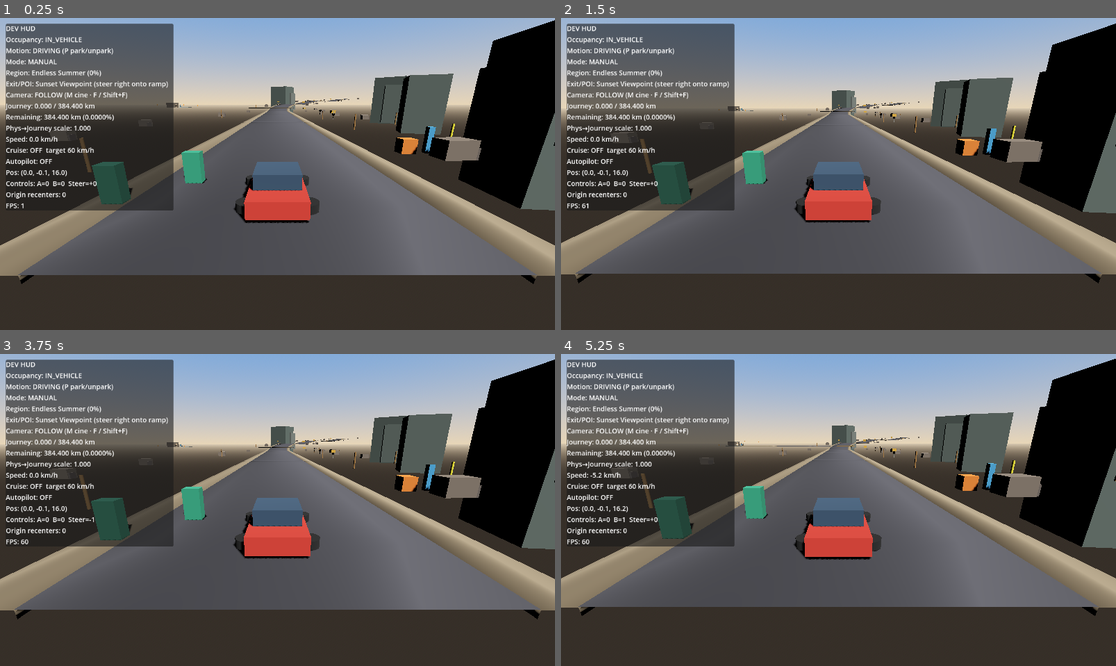
Above: before the commit, frames 1-4 (two rows, left to right).
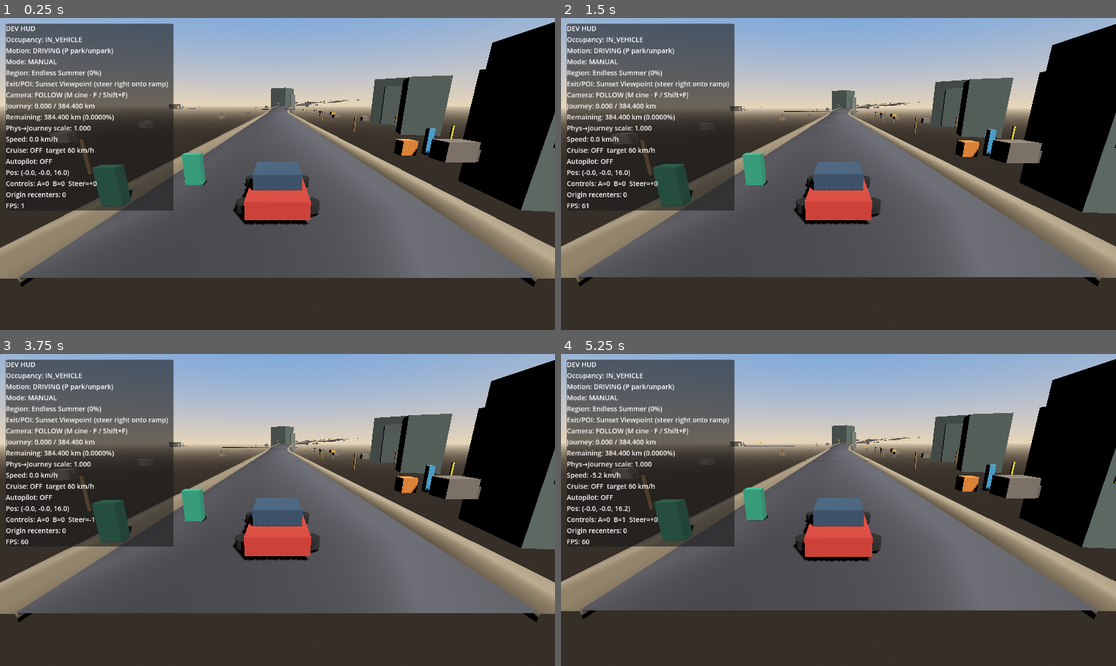
Above: after the commit, the same moments.

Repository: jacquesmoraes/moon-road
Game: Godot game, scene res://scenes/test/DrivingSandbox.tscn
The game is run twice, just before and just after one commit, with the same random seed, the same clock (stepped at 60 frames per second) and the same inputs.
Inputs (mouse positions are in pixels of both pictures, inside the frame that each line leads up to):
- Up to frame 1 (0.25 s): no input
- Up to frame 2 (1.5 s): tap Enter (ui_accept) at 0.5, 0.77 s; move the mouse to (960, 158) at 0.52 s; hold D (player_move_right) 0.53-1.25 s; hold Space (dialogue_continue) 0.53-1.25 s; click (960, 158) at 0.67 s; drag from (727, 189) to (810, 236) at 1.27 s
- Up to frame 3 (3.75 s): tap Enter (ui_accept) at 2, 3.5 s; move the mouse to (333, 441) at 2.02 s; hold D (player_move_right) 2.03-2.75 s; hold Shift (player_run) 2.03-2.75 s; tap Space (dialogue_continue) at 2.75 s; drag from (249, 572) to (111, 463) at 2.77 s; move the mouse to (444, 556) at 3.52 s; hold A (player_move_left) from 3.53 s (still down); hold M (vehicle_camera_cinematic_toggle) from 3.53 s (still down)
- Up to frame 4 (5.25 s): tap Enter (ui_accept) at 3.77, 5 s; release A (player_move_left) at 4.25 s; release M (vehicle_camera_cinematic_toggle) at 4.25 s; tap Space (dialogue_continue) at 4.25 s; drag from (672, 463) to (755, 432) at 4.27 s; move the mouse to (866, 510) at 5.02 s; hold S (player_move_backward) from 5.03 s (still down); tap C (vehicle_cruise_toggle) at 5.1 s; click (866, 510) at 5.17 s

The runs differ from the first frame. In frame 1, 3.4% of the frame differs, in the area x 0-100%, y 0-87%; in frame 2, 2.9%; in frame 3, 2.9%; in frame 4, 2.9%.

Commit message:
fix: stop unintended vehicle halt while accelerating
Co-authored-by: jacquesbarrosmoraes <jacquesbarrosmoraes@gmail.com>

Diff:
--- a/scripts/road/road_segment.gd
+++ b/scripts/road/road_segment.gd
@@ -474,7 +474,9 @@
 	# Prefer road over shoulders if any edge still shares a plane.
 	_road_mesh.sorting_offset = 0.0
 
-	_rebuild_box_colliders(_roadway_body, _road_collision, width, 0.0)
+	# Collision uses top+bottom only — vertical side faces were stopping the car.
+	var collision_mesh := _make_strip_mesh(-half, half, false)
+	_rebuild_strip_collision(_roadway_body, _road_collision, collision_mesh)
 
 
 func _build_shoulder_meshes() -> void:
@@ -483,8 +485,9 @@
 	_shoulder_right.visible = has_shoulders
 	_shoulder_left_body.visible = has_shoulders
 	_shoulder_right_body.visible = has_shoulders
-	_shoulder_left_body.collision_layer = 1 if has_shoulders else 0
-	_shoulder_right_body.collision_layer = 1 if has_shoulders else 0
+	# Visual only — shoulder side/end faces previously wedged the vehicle mid-accel.
+	_shoulder_left_body.collision_layer = 0
+	_shoulder_right_body.collision_layer = 0
 
 	_shoulder_left.position = Vector3.ZERO
 	_shoulder_right.position = Vector3.ZERO
@@ -522,9 +525,10 @@
 	_shoulder_left.sorting_offset = -1.0
 	_shoulder_right.sorting_offset = -1.0
 
-	var shoulder_center := half_road + shoulder_width * 0.5
-	_rebuild_box_colliders(_shoulder_left_body, _shoulder_left_collision, shoulder_width, -shoulder_center)
-	_rebuild_box_colliders(_shoulder_right_body, _shoulder_right_collision, shoulder_width, shoulder_center)
+	_clear_extra_collision(_shoulder_left_body, _shoulder_left_collision)
+	_clear_extra_collision(_shoulder_right_body, _shoulder_right_collision)
+	_shoulder_left_collision.shape = null
+	_shoulder_right_collision.shape = null
 	_shoulder_left_body.position = Vector3(0.0, -SHOULDER_SINK, 0.0)
 	_shoulder_right_body.position = Vector3(0.0, -SHOULDER_SINK, 0.0)
 
@@ -541,53 +545,28 @@
 		child.free()
 
 
-## Convex box chain along the centerline — reliable for CharacterBody3D (unlike trimesh).
-func _rebuild_box_colliders(
+## Continuous concave collision matching the strip mesh.
+## Box-chain end faces previously acted as walls and halted the vehicle mid-accel.
+func _rebuild_strip_collision(
 	body: StaticBody3D,
 	primary: CollisionShape3D,
-	collider_width: float,
-	lateral_offset: float
+	mesh: Mesh
 ) -> void:
-	_ensure_samples()
 	_clear_extra_collision(body, primary)
-	if _samples.size() < 2 or primary == null:
+	if primary == null:
 		return
-
-	var piece_count := _samples.size() - 1
-	for i in range(piece_count):
-		var a: Dictionary = _samples[i]
-		var b: Dictionary = _samples[i + 1]
-		var pa: Vector3 = a["pos"]
-		var pb: Vector3 = b["pos"]
-		var yaw := lerpf(float(a["yaw"]), float(b["yaw"]), 0.5)
-		var pitch := lerpf(float(a.get("pitch", 0.0)), float(b.get("pitch", 0.0)), 0.5)
-		var mid := pa.lerp(pb, 0.5)
-		var basis := _basis_from_yaw_pitch(yaw, pitch)
-		var right := basis.x
-		mid += right * lateral_offset
-		# Shift from top-surface sample down to box center along local up.
-		mid -= basis.y * (thickness * 0.5)
-		# Generous overlap so CharacterBody rides the grade without hitting box ends.
-		var seg_len := maxf(pa.distance_to(pb) * 1.2, 0.5)
-
-		var shape := BoxShape3D.new()
-		shape.size = Vector3(collider_width, thickness, seg_len)
-
-		var col: CollisionShape3D
-		if i == 0:
-			col = primary
-			col.shape = shape
-		else:
-			col = CollisionShape3D.new()
-			col.shape = shape
-			body.add_child(col)
-
-		col.transform = Transform3D(basis, mid)
+	primary.transform = Transform3D.IDENTITY
+	if mesh == null:
+		primary.shape = null
+		return
+	var shape: Shape3D = mesh.create_trimesh_shape()
+	primary.shape = shape
 
 
 ## Build a roadway strip between signed lateral edges (negative = left of center).
 ## Example: road = (-half, +half); left shoulder = (-half-sw, -half).
-func _make_strip_mesh(left_edge: float, right_edge: float) -> ArrayMesh:
+## When include_sides is false, only top/bottom are emitted (safe CharacterBody floor).
+func _make_strip_mesh(left_edge: float, right_edge: float, include_sides: bool = true) -> ArrayMesh:
 	_ensure_samples()
 	if _samples.size() < 2:
 		return null
@@ -657,8 +636,9 @@
 
 		_add_quad(st, a_l, b_l, b_r, a_r, up_a)
 		_add_quad(st, a_rb, b_rb, b_lb, a_lb, -up_a)
-		_add_quad(st, a_lb, b_lb, b_l, a_l, -right_a)
-		_add_quad(st, a_r, b_r, b_rb, a_rb, right_a)
+		if include_sides:
+			_add_quad(st, a_lb, b_lb, b_l, a_l, -right_a)
+			_add_quad(st, a_r, b_r, b_rb, a_rb, right_a)
 
 	st.generate_normals()
 	return st.commit()
--- a/scripts/road/roadside_exit_system.gd
+++ b/scripts/road/roadside_exit_system.gd
@@ -250,7 +250,14 @@
 	if host.has_method("get_width"):
 		host_half = float(host.call("get_width")) * 0.5
 
-	var mouth := point + right * side_sign * (host_half + 4.0) + forward * 1.0
+	var first: Node3D = segments[0]
+	var spur_half := 5.0
+	if first != null and first.has_method("get_width"):
+		spur_half = float(first.call("get_width")) * 0.5
+	# Spur centerline must sit fully outside the main roadway. Overlap previously
+	# wedged Travel Mode against detour colliders ("car stops while accelerating").
+	const SPUR_CLEARANCE := 1.5
+	var mouth := point + right * side_sign * (host_half + spur_half + SPUR_CLEARANCE) + forward * 2.0
 	mouth.y = point.y
 
 	var peel := deg_to_rad(def.peel_angle_degrees) * side_sign
@@ -264,11 +271,10 @@
 
 	if ramp != null:
 		ramp.visible = true
-		var ramp_mid := point + right * side_sign * (host_half + 2.0) + forward * 1.0 + exit_forward * 4.0
+		var ramp_mid := point + right * side_sign * (host_half + spur_half * 0.35) + forward * 1.5 + exit_forward * 3.0
 		ramp_mid.y = mouth.y
 		ramp.global_transform = Transform3D(mouth_basis, ramp_mid)
 
-	var first: Node3D = segments[0]
 	_set_segment_visible(first, true)
 	if first.has_method("place_after_exit"):
 		first.call("place_after_exit", mouth_xf)
@@ -353,8 +359,15 @@
 
 func _enable_collision_tree(node: Node) -> void:
 	if node is CollisionObject3D:
-		(node as CollisionObject3D).collision_layer = 1
-		(node as CollisionObject3D).collision_mask = 1
+		var body := node as CollisionObject3D
+		# Shoulders are visual-only; never re-arm their colliders.
+		var n := str(body.name)
+		if n.contains("Shoulder") or n == "LeftBody" or n == "RightBody":
+			body.collision_layer = 0
+			body.collision_mask = 0
+		else:
+			body.collision_layer = 1
+			body.collision_mask = 0
 	for child in node.get_children():
 		_enable_collision_tree(child)
 
--- /dev/null
+++ b/scripts/test/vehicle_halt_repro.gd
@@ -0,0 +1,107 @@
+extends SceneTree
+## Hold accelerate (+ optional travel) and detect planar halt while speed stays high.
+
+func _initialize() -> void:
+	print("vehicle_halt_repro: init")
+	seed(4804)
+	var err := change_scene_to_file("res://scenes/test/DrivingSandbox.tscn")
+	if err != OK:
+		push_error("vehicle_halt_repro: failed to load sandbox (%s)" % err)
+		quit(1)
+		return
+	create_timer(0.5).timeout.connect(_begin)
+
+
+func _begin() -> void:
+	var vehicle: CharacterBody3D = root.find_child("PlayerVehicle", true, false) as CharacterBody3D
+	var road: Node = root.find_child("RoadManager", true, false)
+	if vehicle == null or road == null:
+		push_error("vehicle_halt_repro: missing vehicle/road")
+		quit(1)
+		return
+	if vehicle.has_method("try_unpark"):
+		vehicle.call("try_unpark")
+	var mode := vehicle.get_node_or_null("DrivingModeController")
+	Input.action_press("vehicle_accelerate")
+	create_timer(1.5).timeout.connect(func() -> void:
+		if mode != null:
+			mode.call("set_mode", 2) # TRAVEL_MODE
+			print("vehicle_halt_repro: TRAVEL_MODE engaged")
+	)
+	var state := {
+		"vehicle": vehicle,
+		"road": road,
+		"elapsed": 0.0,
+		"prev": vehicle.global_position,
+		"halts": 0,
+		"roadway_halts": 0,
+		"shoulder_halts": 0,
+		"other_halts": 0,
+		"wall": 0,
+		"speed_zero": 0,
+		"max_speed": 0.0,
+		"max_lat": 0.0,
+	}
+	var ticker := Timer.new()
+	ticker.wait_time = 1.0 / 60.0
+	ticker.autostart = true
+	root.add_child(ticker)
+	ticker.timeout.connect(func() -> void:
+		var v: CharacterBody3D = state["vehicle"]
+		var r: Node = state["road"]
+		var delta := 1.0 / 60.0
+		state["elapsed"] = float(state["elapsed"]) + delta
+		var speed := float(v.call("get_signed_speed"))
+		state["max_speed"] = maxf(float(state["max_speed"]), absf(speed))
+		var sample: Dictionary = r.call("sample_road", v.global_position, 8.0) if r.has_method("sample_road") else {}
+		var lat := absf(float(sample.get("lateral", 0.0)))
+		state["max_lat"] = maxf(float(state["max_lat"]), lat)
+		var pos := v.global_position
+		var disp := Vector3(pos.x - state["prev"].x, 0.0, pos.z - state["prev"].z).length()
+		var expected := absf(speed) * delta
+		if absf(speed) >= 4.0 and expected > 0.02 and disp < expected * 0.15:
+			state["halts"] = int(state["halts"]) + 1
+			var hit_kind := "none"
+			var col_info := ""
+			for i in range(v.get_slide_collision_count()):
+				var c := v.get_slide_collision(i)
+				if c == null:
+					continue
+				var collider = c.get_collider()
+				var cname := "?"
+				if collider != null:
+					cname = str(collider.name)
+					var p = collider.get_parent()
+					if p != null:
+						cname = "%s/%s" % [p.name, collider.name]
+						if str(p.name).contains("Shoulder") or str(collider.name).contains("Shoulder"):
+							hit_kind = "shoulder"
+						elif str(p.name).contains("Roadway") or str(collider.name) == "Roadway":
+							hit_kind = "roadway"
+				col_info += " | hit=%s n=%s" % [cname, c.get_normal()]
+			if hit_kind == "shoulder":
+				state["shoulder_halts"] = int(state["shoulder_halts"]) + 1
+			elif hit_kind == "roadway":
+				state["roadway_halts"] = int(state["roadway_halts"]) + 1
+			else:
+				state["other_halts"] = int(state["other_halts"]) + 1
+			if int(state["halts"]) <= 15:
+				print("HALT t=%.2f speed=%.2f disp=%.4f lat=%.2f floor=%s wall=%s kind=%s%s" % [
+					float(state["elapsed"]), speed, disp, lat, v.is_on_floor(), v.is_on_wall(), hit_kind, col_info
+				])
+		if v.is_on_wall():
+			state["wall"] = int(state["wall"]) + 1
+		if Input.get_action_strength("vehicle_accelerate") > 0.5 and absf(speed) < 0.05 and not bool(v.call("is_parked")) and float(state["elapsed"]) > 1.5:
+			state["speed_zero"] = int(state["speed_zero"]) + 1
+		state["prev"] = pos
+		if float(state["elapsed"]) >= 45.0:
+			Input.action_release("vehicle_accelerate")
+			if mode != null:
+				mode.call("set_mode", 0)
+			print("vehicle_halt_repro: done max_speed=%.2f max_lat=%.2f halts=%d shoulder=%d roadway=%d other=%d wall=%d speed_zero=%d" % [
+				float(state["max_speed"]), float(state["max_lat"]), int(state["halts"]), int(state["shoulder_halts"]),
+				int(state["roadway_halts"]), int(state["other_halts"]), int(state["wall"]), int(state["speed_zero"])
+			])
+			quit(0 if int(state["halts"]) == 0 and int(state["speed_zero"]) == 0 else 2)
+	)
+	print("vehicle_halt_repro: accelerating…")
--- a/scripts/vehicles/player_vehicle.gd
+++ b/scripts/vehicles/player_vehicle.gd
@@ -48,6 +48,10 @@
 
 func _ready() -> void:
 	_mode_controller = get_node_or_null("DrivingModeController")
+	# Stick to gentle grades across strip joints; reduces brief airborne wall hits.
+	floor_snap_length = maxf(floor_snap_length, 0.35)
+	floor_max_angle = maxf(floor_max_angle, deg_to_rad(50.0))
+	safe_margin = maxf(safe_margin, 0.08)
 
 
 func _unhandled_input(event: InputEvent) -> void:
@@ -115,6 +119,22 @@
 
 	move_and_slide()
 
+	# If a nearly-vertical hit still kills planar motion while throttling, re-apply
+	# intended speed along the road without nudging into the collider.
+	if absf(_speed) > 0.5 and is_on_wall():
+		var planar_speed := Vector3(velocity.x, 0.0, velocity.z).length()
+		if planar_speed < absf(_speed) * 0.25:
+			var slide_forward := forward
+			if is_on_floor():
+				var floor_n := get_floor_normal()
+				var along := floor_n.cross(forward.cross(floor_n))
+				if along.length_squared() > 0.0001:
+					along = along.normalized()
+					if along.dot(forward) < 0.0:
+						along = -along
+					slide_forward = along
+			velocity = slide_forward * _speed
+
 	if not is_finite(_speed) or not velocity.is_finite():
 		push_error("PlayerVehicle became unstable; resetting motion.")
 		_speed = 0.0
Not shown, added: scripts/test/vehicle_halt_repro.gd.uid
